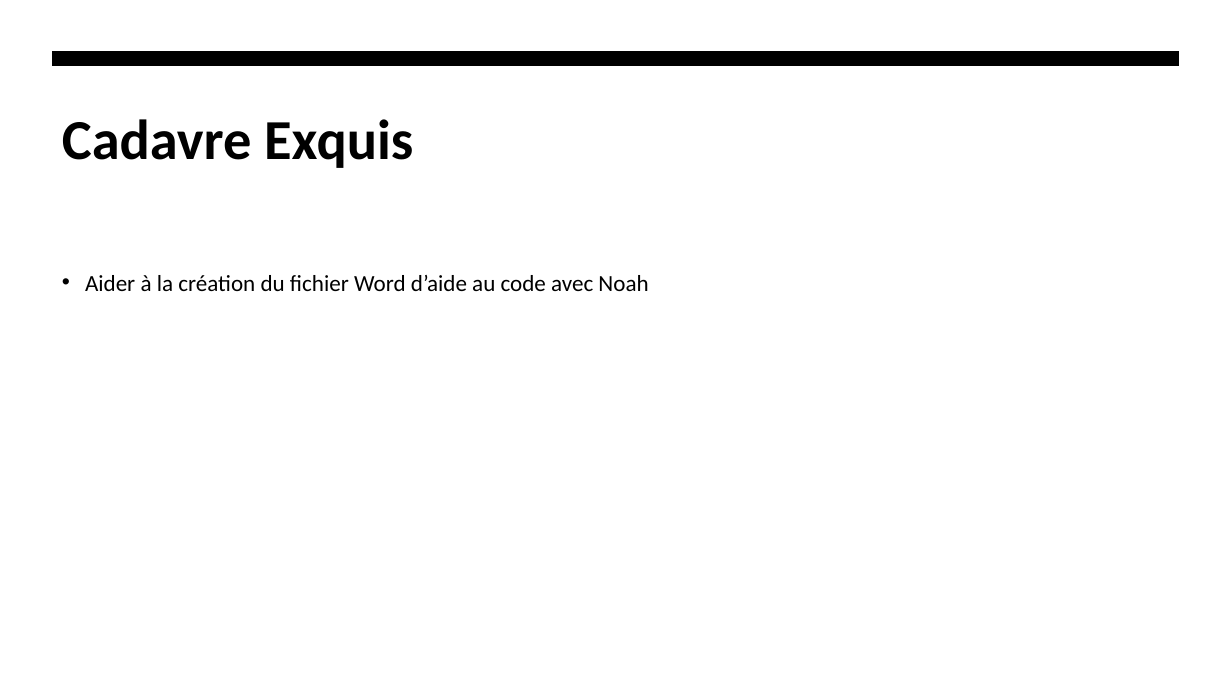
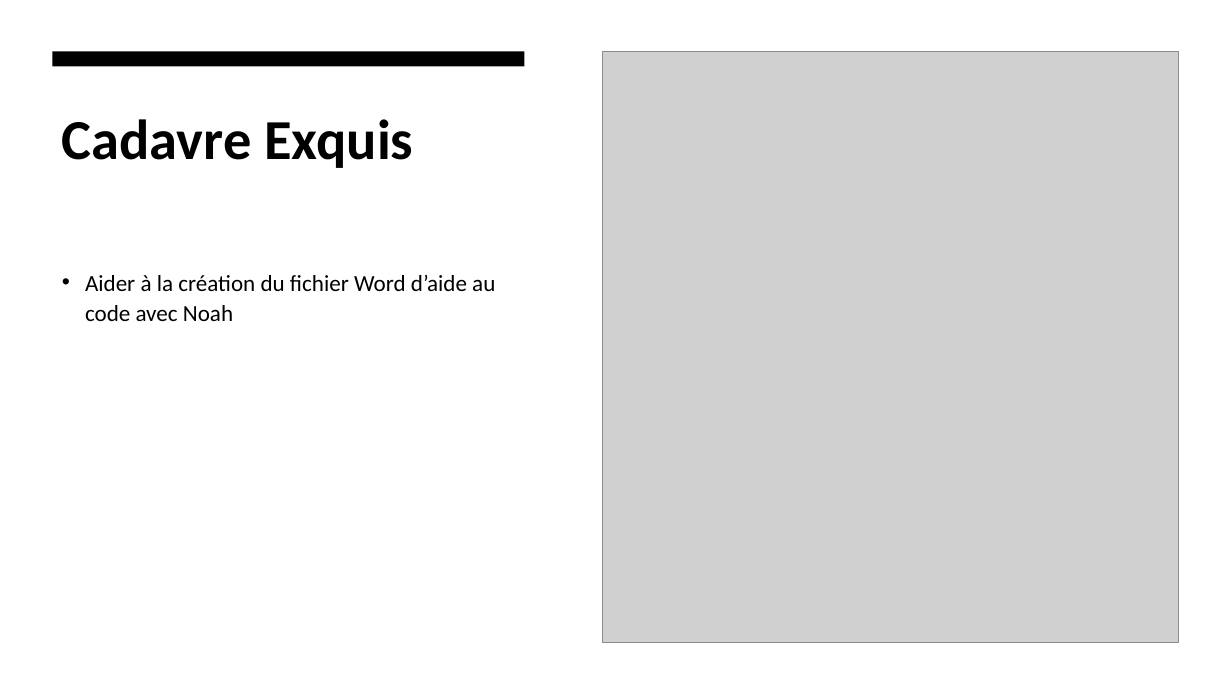
Before and after one commit to Agashae/MoonWebsite, a slide deck: slide 3 of annexe/Presentation.pptx. Drawn at 1232x693 pixels with LibreOffice and Linux fonts; fonts in the diff are those of the drawing; grey boxes stand for pictures. Boxes give left, top, right and bottom in pixels: in the first picture for what was removed or moved away, otherwise in the second. Text is boxed around its words. In the diff, an @@ line names an element or a change of style, - is before the commit and + after.

```diff
--- a/annexe/Presentation.pptx
+++ b/annexe/Presentation.pptx
@@ rectangle added at [0,0,1232,693], fill #FFFFFF @@
@@ freeform shape removed at [53,52,1180,67] @@
@@ rectangle added at [53,52,525,67], fill #000000 @@
@@ picture added at [603,52,1179,642] @@
@@ text "Aider à la création du ..." rewrapped from [85,275,648,291] to [85,275,495,321] @@
```
Also in this commit, not shown: 3 other slides changed.
